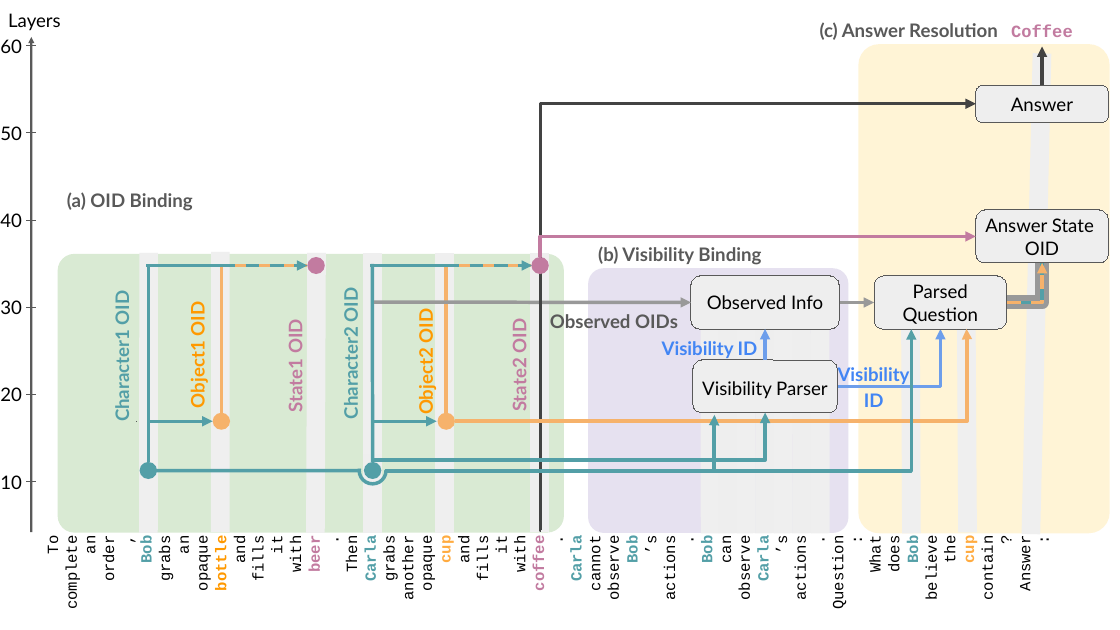
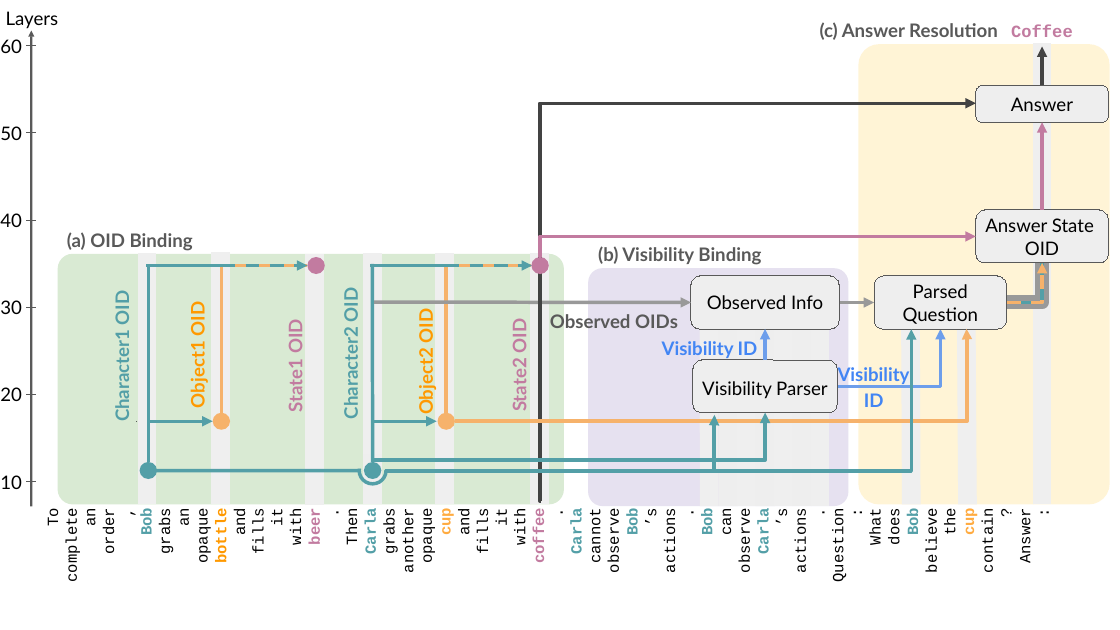
Before and after one commit to umango101/belief_tracking, a slide deck: slide 1 of plots/causal_model/High Level Causal Model.pptx. Drawn at 1120x630 pixels with LibreOffice and Linux fonts; fonts in the diff are those of the drawing. Boxes give left, top, right and bottom in pixels: in the first picture for what was removed or moved away, otherwise in the second. Text is boxed around its words. In the diff, an @@ line names an element or a change of style, - is before the commit and + after.

```diff
--- a/plots/causal_model/High Level Causal Model.pptx
+++ b/plots/causal_model/High Level Causal Model.pptx
@@ text "60" rewrapped from (x1=0, y1=36, x2=40, y2=55) to (x1=0, y1=39, x2=22, y2=53) @@
@@ arrow moved from (31, 532) - (31, 37) to (31, 506) - (31, 30) @@
@@ rounded rectangle resized from (x1=858, y1=44, x2=1109, y2=533) to (x1=858, y1=44, x2=1109, y2=504) @@
@@ line moved from (1030, 534) - (1042, 54) to (1042, 504) - (1042, 44) @@
@@ elbow arrow moved from (541, 530) - (976, 104) to (540, 501) - (976, 103) @@
@@ arrow added from (1042, 209) to (1042, 122), #C27BA0 2.25 pt @@
@@ text "(a) OID Binding" moved from (x1=67, y1=192, x2=193, y2=211) to (x1=67, y1=232, x2=193, y2=251) @@
@@ rounded rectangle resized from (x1=57, y1=254, x2=563, y2=533) to (x1=57, y1=254, x2=563, y2=505) @@
@@ line moved from (149, 533) - (149, 253) to (147, 504) - (147, 253) @@
@@ line moved from (221, 532) - (221, 252) to (221, 504) - (221, 252) @@
@@ line moved from (316, 533) - (317, 253) to (315, 505) - (315, 254) @@
@@ line moved from (372, 533) - (372, 253) to (372, 504) - (372, 253) @@
@@ line moved from (445, 533) - (445, 253) to (445, 504) - (445, 253) @@
@@ line moved from (540, 532) - (540, 253) to (540, 504) - (540, 253) @@
@@ rounded rectangle resized from (x1=588, y1=269, x2=848, y2=533) to (x1=588, y1=269, x2=848, y2=506) @@
@@ line moved from (710, 533) - (710, 329) to (709, 506) - (709, 302) @@
@@ line moved from (728, 533) - (728, 329) to (728, 506) - (728, 327) @@
@@ line moved from (746, 533) - (746, 329) to (747, 506) - (747, 329) @@
@@ line moved from (765, 533) - (765, 329) to (765, 506) - (765, 329) @@
@@ line moved from (783, 533) - (783, 329) to (783, 506) - (783, 329) @@
@@ line moved from (802, 533) - (802, 329) to (802, 506) - (802, 329) @@
@@ line moved from (820, 533) - (820, 329) to (820, 506) - (820, 329) @@
@@ line moved from (912, 533) - (911, 329) to (912, 504) - (911, 329) @@
@@ line moved from (968, 532) - (967, 325) to (968, 504) - (967, 325) @@
@@ text "To" moved from (x1=45, y1=536, x2=1035, y2=607) to (x1=45, y1=509, x2=1035, y2=580) @@
```
Also in this commit, not shown: 5 slides added.
